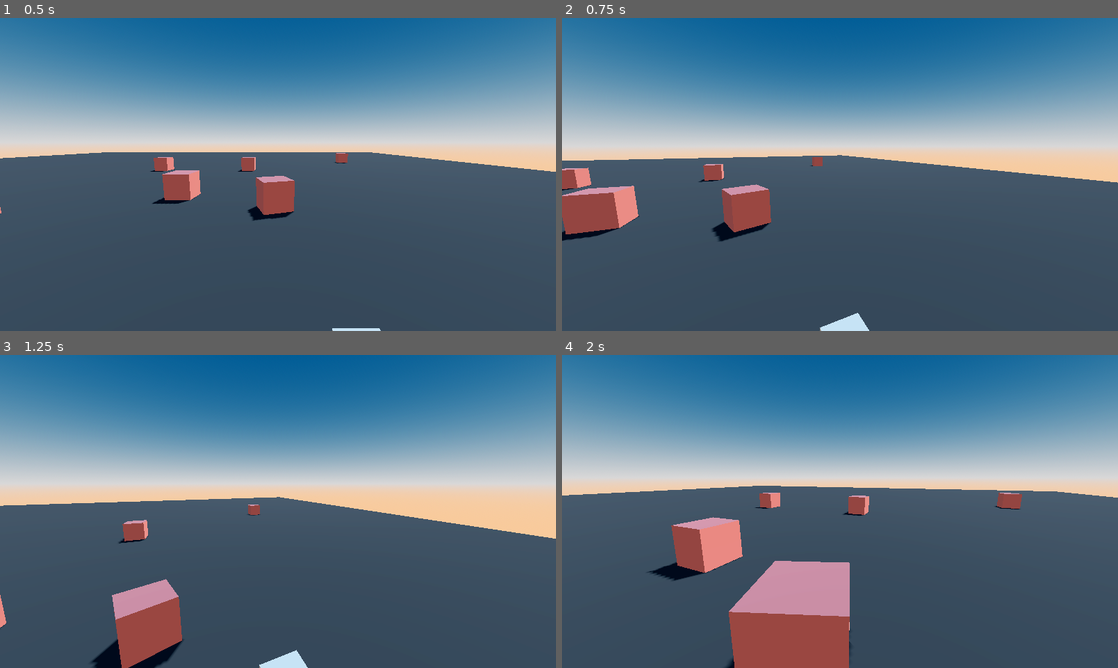
Above: before the commit, frames 1-4 (two rows, left to right).
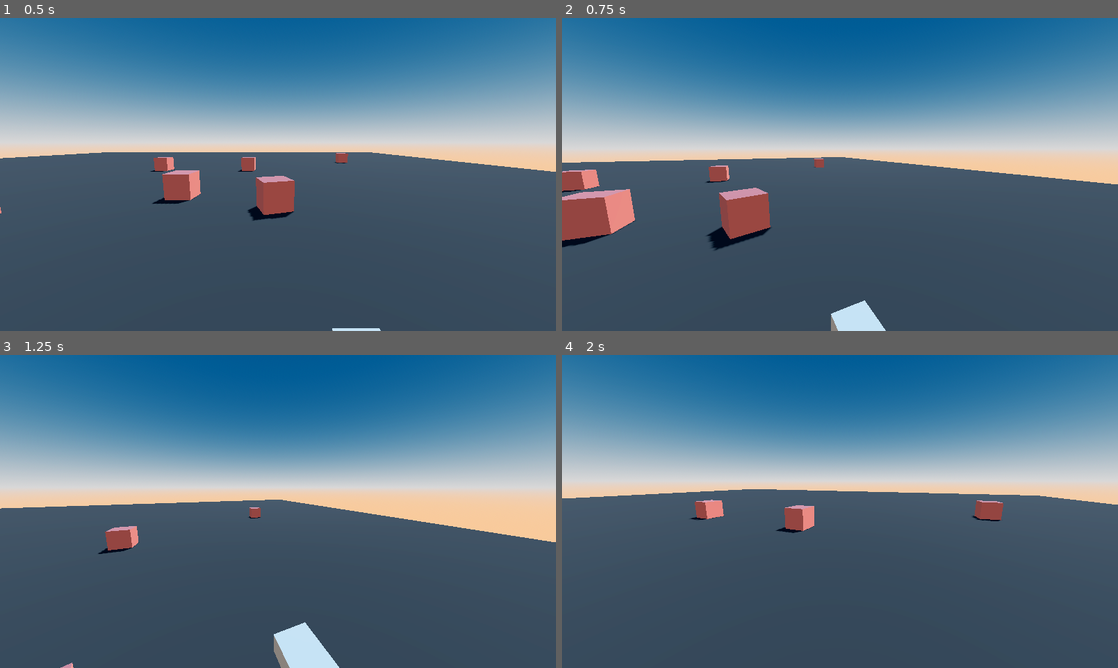
Above: after the commit, the same moments.

Repository: MelPeslier/FK-3D
Game: Godot game, scene res://main.tscn
Two runs of this game, one before a commit and one after it. Both use one fixed random seed, a clock stepped at 60 frames per second and the inputs below.
Inputs (mouse positions are in pixels of both pictures, inside the frame that each line leads up to):
- Up to frame 1 (0.5 s): no input
- Up to frame 2 (0.75 s): tap Enter at 0.5 s; move the mouse to (867, 174) at 0.52 s; hold W (forward) from 0.53 s (still down); hold Shift (run) from 0.53 s (still down)
- Up to frame 3 (1.25 s): keep holding W (forward); keep holding Shift (run); tap Space (jump) at 0.77 s
- Up to frame 4 (2 s): keep holding W (forward); move the mouse to (812, 511) at 1.27 s; release Shift (run) at 1.28 s; tap Shift (run) at 1.35 s; tap Space (jump) at 1.52 s

Frame 1 is identical in both runs. In frame 2, 3.0% of the frame differs, in the area x 0-100%, y 43-100%; in frame 3, 5.9%; in frame 4, 12%, in the area x 0-100%, y 41-100%.

Commit message:
remove unnecessary components and states

Diff:
--- a/components/movements/direction_component.gd
+++ /dev/null
@@ -1,4 +0,0 @@
-class_name DirectionComponent
-extends Node
-
-@export var velocity_component: VelocityComponent
--- a/components/movements/velocity_component.gd
+++ /dev/null
@@ -1,9 +0,0 @@
-class_name VelocityComponent
-extends Node
-
-@export var max_speed: float
-@export var acceleration: float
-
-
-func accelerate_toward():
-	pass
--- a/player/player.tscn
+++ b/player/player.tscn
@@ -1,9 +1,7 @@
-[gd_scene load_steps=8 format=3 uid="uid://bcus48kvvlp8m"]
+[gd_scene load_steps=6 format=3 uid="uid://buis32vf4org1"]
 
-[ext_resource type="Script" path="res://player/player.gd" id="1_bko2k"]
-[ext_resource type="Script" path="res://components/movements/direction_component.gd" id="2_4bjui"]
-[ext_resource type="Script" path="res://components/movements/velocity_component.gd" id="3_p6s7l"]
-[ext_resource type="Script" path="res://player/head.gd" id="4_5im1r"]
+[ext_resource type="Script" path="res://player/scripts/player.gd" id="1_7mmfg"]
+[ext_resource type="Script" path="res://player/scripts/head.gd" id="3_fi87n"]
 
 [sub_resource type="CapsuleMesh" id="CapsuleMesh_sdeby"]
 
@@ -14,14 +12,13 @@
 size = Vector3(0.2, 0.1, 0.5)
 
 [node name="Player" type="CharacterBody3D" node_paths=PackedStringArray("camera", "head")]
-script = ExtResource("1_bko2k")
+script = ExtResource("1_7mmfg")
 gravity = 10.0
 jump_strength = 4.5
-accel = 15.0
-max_speed = 5.0
-sprint_speed = 8.0
+accel_coef = 10.0
+run_speed = 8.0
 walk_speed = 5.0
-decel = 30.0
+decel_coef = 10.0
 ground_stop_coef = 7.0
 air_stop_coef = 3.0
 camera = NodePath("Head/Camera3D")
@@ -32,7 +29,14 @@
 fov_change_coef = 1.5
 fov_change_speed = 8.0
 fov_min = 0.5
-fov_max = 2.0
+fov_max = 16.0
+
+[node name="Head" type="Node3D" parent="."]
+transform = Transform3D(1, 0, 0, 0, 1, 0, 0, 0, 1, 0, 2.2, 0)
+script = ExtResource("3_fi87n")
+
+[node name="Camera3D" type="Camera3D" parent="Head"]
+transform = Transform3D(1, 0, 0, 0, 0.987688, 0.156434, 0, -0.156434, 0.987688, 0, 0, 0)
 
 [node name="MeshInstance3D" type="MeshInstance3D" parent="."]
 transform = Transform3D(1, 0, 0, 0, 1, 0, 0, 0, 1, 0, 1, 0)
@@ -46,16 +50,3 @@
 [node name="MeshInstance3D2" type="MeshInstance3D" parent="."]
 transform = Transform3D(1, 0, 0, 0, 1, 0, 0, 0, 1, 0.40716, 1.37939, -0.483118)
 mesh = SubResource("BoxMesh_oo4m1")
-
-[node name="DirectionComponent" type="Node" parent="."]
-script = ExtResource("2_4bjui")
-
-[node name="VelocityComponent" type="Node" parent="."]
-script = ExtResource("3_p6s7l")
-
-[node name="Head" type="Node3D" parent="."]
-transform = Transform3D(1, 0, 0, 0, 1, 0, 0, 0, 1, 0, 2.2, 0)
-script = ExtResource("4_5im1r")
-
-[node name="Camera3D" type="Camera3D" parent="Head"]
-transform = Transform3D(1, 0, 0, 0, 0.987688, 0.156434, 0, -0.156434, 0.987688, 0, 0, 0)
--- a/player/player.gd
+++ b/player/scripts/player.gd
@@ -12,11 +12,10 @@
 @export_subgroup("Movements")
 @export var gravity: float
 @export var jump_strength: float
-@export var accel: float
-@export var max_speed: float
-@export var sprint_speed: float
+@export var accel_coef: float
+@export var run_speed: float
 @export var walk_speed: float
-@export var decel: float
+@export var decel_coef: float
 @export_range(0.1, 10.0, 0.1) var ground_stop_coef: float
 @export_range(0.1, 10.0, 0.1) var air_stop_coef: float
 
@@ -35,11 +34,10 @@
 @export var fov_max: float
 
 
-
-
 ### PHYSICS
 # Movements PHYSICS
 var speed: float = 0
+var max_speed: float = 0
 var old_direction := Vector3.ZERO
 
 
@@ -78,23 +76,21 @@
 	var direction = (head.transform.basis * Vector3(input_dir.x, 0, input_dir.y)).normalized()
 
 	if Input.is_action_pressed("run"):
-		max_speed = sprint_speed
+		max_speed = run_speed
 	else:
 		max_speed = walk_speed
 
 	if is_on_floor():
 		if direction:
-			speed = min(speed + accel * delta, max_speed)
+			speed = lerpf(speed, max_speed, delta * accel_coef)
 			velocity.x = direction.x * speed
 			velocity.z = direction.z * speed
-
 			old_direction = direction
 
 		else:
-			speed = max(0, speed - decel * delta)
+			speed = lerpf(speed, 0, delta * decel_coef)
 			velocity.x = lerp(velocity.x, old_direction.x * speed, delta * ground_stop_coef)
 			velocity.z = lerp(velocity.z, old_direction.z * speed, delta * ground_stop_coef)
-		#print("\n speed: %.2f  |  accel : %.2f  |  decel : %.2f" % [speed, accel, decel])
 	else:
 		velocity.x = lerp(velocity.x, old_direction.x * speed, delta * air_stop_coef)
 		velocity.z = lerp(velocity.z, old_direction.z * speed, delta * air_stop_coef)
@@ -118,12 +114,8 @@
 
 ### JUICE functions
 
-
 func head_juice(time: float) -> Vector3:
 	var pos = Vector3.ZERO
 	pos.y = sin(time * head_frequency) * head_amplitude
 	pos.x = cos(time * head_frequency/2) * head_amplitude
-	print("x: %.2f  |  y: %.2f" % [pos.x, pos.y])
-
-
 	return pos
Not shown: 1 places in main.tscn that only renumber resources
Renamed: player/head.gd -> player/scripts/head.gd
